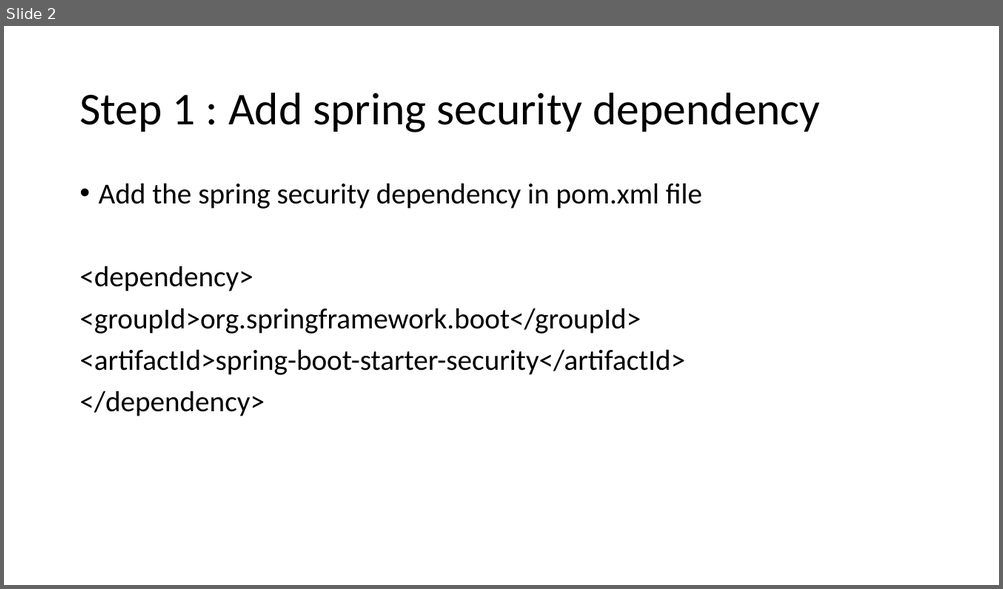
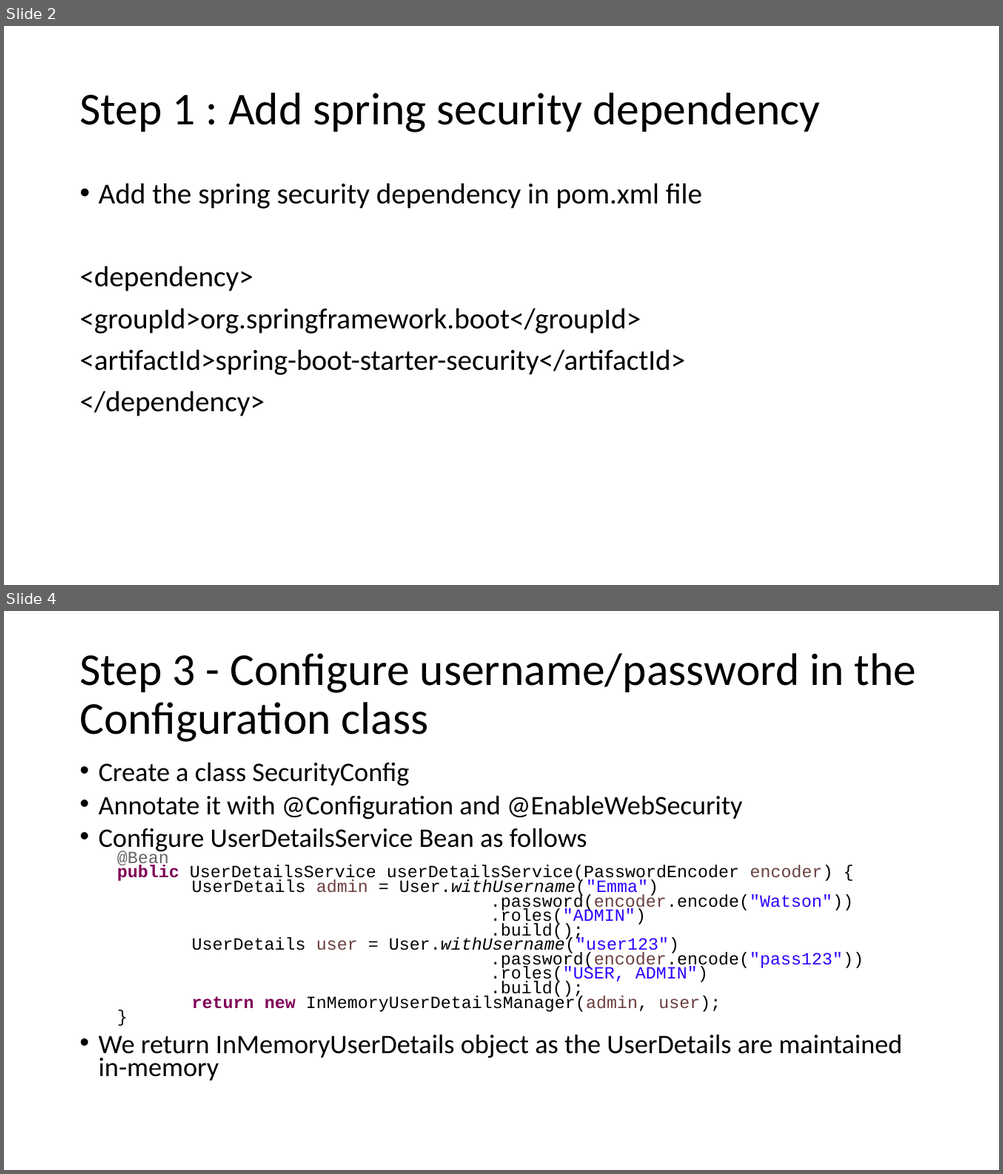
Before and after one commit to august-2026-training/PPTs, a slide deck: 3. Spring_Security_7_Securing_Rest_Endpoints.pptx. Shown one above the other, each under a label of ours: slide 2 before the commit, slides 2 and 4 after it; the slides between them are not shown. The pictures are 1003x589 and 1003x1174 pixels, drawn with LibreOffice and Linux fonts; fonts in the diff are those of the drawing. Boxes give left, top, right and bottom in pixels: in the first picture for what was removed or moved away, otherwise in the second. Text is boxed around its words. In the diff, an @@ line names an element or a change of style, - is before the commit and + after.

```diff
--- a/3. Spring_Security_7_Securing_Rest_Endpoints.pptx
+++ b/3. Spring_Security_7_Securing_Rest_Endpoints.pptx
@@ slide 4 added at [4,611,999,1170], background #FFFFFF @@
@@ title added at [79,653,916,742], 44 pt, text #000000 @@
+Step 3 - Configure username/password in the Configuration class
@@ text added at [99,762,902,1081], 16.6 pt, text #000000 @@
+• Create a class SecurityConfig
+• Annotate it with @Configuration and @EnableWebSecurity
+• Configure UserDetailsService Bean as follows
+  @Bean
+  public UserDetailsService userDetailsService(PasswordEncoder encoder) {
+  UserDetails admin = User.withUsername("Emma")
+  .password(encoder.encode("Watson"))
+  .roles("ADMIN")
+  .build();
+  UserDetails user = User.withUsername("user123")
+  .password(encoder.encode("pass123"))
+  .roles("USER, ADMIN")
+  .build();
+  return new InMemoryUserDetailsManager(admin, user);
+  }
+• We return InMemoryUserDetails object as the UserDetails are maintained in-memory
```
Also in this commit, not shown: 9 slides changed, 4 other slides added.
